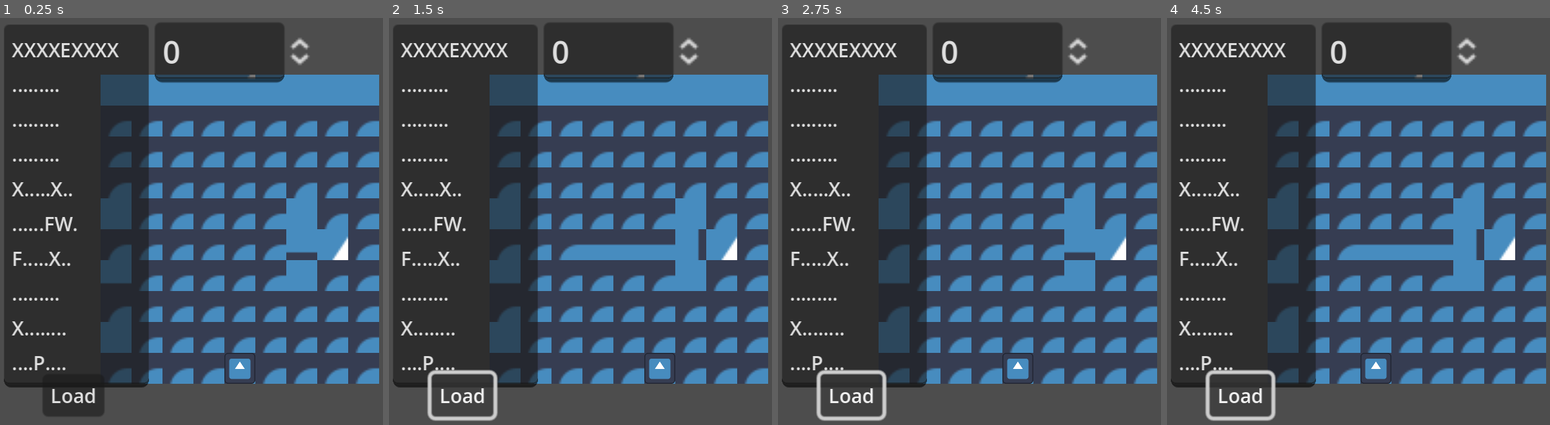
Above: before the commit, frames 1-4 (left to right).
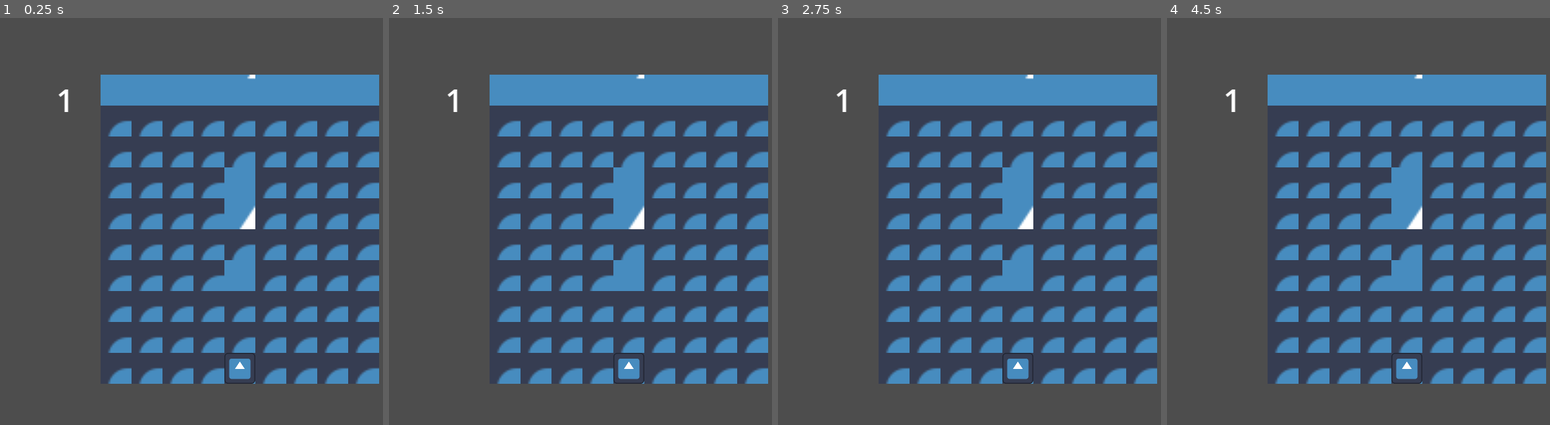
Above: after the commit, the same moments.

Repository: lucaspoffo/LD54
Game: Godot game, scene res://Main.tscn
The game is run twice, just before and just after one commit, with the same random seed, the same clock (stepped at 60 frames per second) and the same inputs. Before the commit the project starts from res://Game.tscn. The engine's default icon, where the game draws it, is replaced by a stand-in: a white triangle on a blue panel in a dark square.
Inputs (mouse positions are in pixels of both pictures, inside the frame that each line leads up to):
- Up to frame 1 (0.25 s): no input
- Up to frame 2 (1.5 s): click (461, 396) at 0.5 s, where only the run before the commit has a clickable "Load"; hold D (move_right) from 1.28 s (still down); hold Z (undo) from 1.28 s (still down)
- Up to frame 3 (2.75 s): release D (move_right) at 2.03 s; release Z (undo) at 2.03 s; hold S (move_down) from 2.03 s (still down); tap Z (undo) at 2.1 s
- Up to frame 4 (4.5 s): release S (move_down) at 2.78 s; hold D (move_right) 2.78-3.53 s; hold Z (undo) 2.78-3.53 s; hold W (move_up) 3.53-4.28 s; tap Z (undo) at 3.6 s; hold A (move_left) from 4.28 s (still down); hold Z (undo) from 4.28 s (still down)

The runs differ from the first frame. In frame 1, 41% of the frame differs, in the area x 1-91%, y 1-98%; in frame 2, 42%, in the area x 1-91%, y 1-100%; in frame 3, 41%; in frame 4, 42%.

Commit message:
Level management

Diff:
--- a/Game.tscn
+++ b/Game.tscn
@@ -2,6 +2,7 @@
 
 [ext_resource type="Texture2D" uid="uid://c7npeweia1o70" path="res://icon.svg" id="1_r1av1"]
 [ext_resource type="Script" path="res://game.gd" id="1_t34n1"]
+[ext_resource type="SystemFont" uid="uid://bxvifgrbfethi" path="res://fira_font.tres" id="2_yxk3r"]
 [ext_resource type="PackedScene" uid="uid://605gdswvlsf6" path="res://Player.tscn" id="3_ymqlm"]
 
 [sub_resource type="TileSetAtlasSource" id="TileSetAtlasSource_lntjg"]
@@ -74,12 +75,23 @@
 [sub_resource type="TileSet" id="TileSet_v80br"]
 sources/0 = SubResource("TileSetAtlasSource_lntjg")
 
-[sub_resource type="SystemFont" id="SystemFont_gj4f4"]
-font_names = PackedStringArray("Fira Mono")
-oversampling = 4.0
-
 [node name="Game" type="Node2D"]
 script = ExtResource("1_t34n1")
+
+[node name="UI" type="Control" parent="."]
+layout_mode = 3
+anchors_preset = 0
+offset_right = 40.0
+offset_bottom = 40.0
+
+[node name="FlowerSeed" type="Label" parent="UI"]
+layout_mode = 0
+offset_left = -23.0
+offset_top = 2.0
+offset_right = -8.0
+offset_bottom = 22.0
+theme_override_fonts/font = ExtResource("2_yxk3r")
+text = "1"
 
 [node name="TileMap" type="TileMap" parent="."]
 tile_set = SubResource("TileSet_v80br")
@@ -100,6 +112,7 @@
 [node name="Player" parent="." instance=ExtResource("3_ymqlm")]
 
 [node name="LevelEditor" type="Control" parent="."]
+visible = false
 layout_mode = 3
 anchors_preset = 0
 offset_right = 40.0
@@ -111,7 +124,7 @@
 offset_top = -26.0
 offset_right = 25.0
 offset_bottom = 152.0
-theme_override_fonts/font = SubResource("SystemFont_gj4f4")
+theme_override_fonts/font = ExtResource("2_yxk3r")
 theme_override_font_sizes/font_size = 10
 text = "XXXXEXXXX
 .........
--- /dev/null
+++ b/Main.tscn
@@ -0,0 +1,11 @@
+[gd_scene load_steps=3 format=3 uid="uid://cjerafeiil5vm"]
+
+[ext_resource type="Script" path="res://main.gd" id="1_qgfoy"]
+[ext_resource type="PackedScene" uid="uid://bb8k0son0leij" path="res://Game.tscn" id="2_2smkl"]
+
+[node name="Main" type="Node2D"]
+script = ExtResource("1_qgfoy")
+
+[node name="Game" parent="." instance=ExtResource("2_2smkl")]
+
+[connection signal="level_completed" from="Game" to="." method="_on_game_level_completed"]
--- /dev/null
+++ b/fira_font.tres
@@ -0,0 +1,5 @@
+[gd_resource type="SystemFont" format=3 uid="uid://bxvifgrbfethi"]
+
+[resource]
+font_names = PackedStringArray("Fira Mono")
+oversampling = 4.0
--- a/game.gd
+++ b/game.gd
@@ -1,4 +1,6 @@
 extends Node
+
+class_name Game
 
 enum Tile {
 	NOTHING,
@@ -21,10 +23,16 @@
 signal level_completed
 
 var grid: Array[Tile] = []
-var flower_seeds := 0
+var flower_seeds := 0:
+	get:
+		return flower_seeds
+	set(value):
+		flower_seeds_label.text = str(value)
+		flower_seeds = value
 
 @onready var tile_map: TileMap = $TileMap
 @onready var player: Node = $Player
+@onready var flower_seeds_label = $UI/FlowerSeed
 
 @onready var text_edit: TextEdit = $LevelEditor/TextEdit
 
@@ -53,14 +61,15 @@
 # Called when the node enters the scene tree for the first time.
 func _ready():
 	text_edit.text = current_level[1]
-	load_level(current_level)
 
 func load_level(level: Array):
 	level_complete = false
+	updating_world = false
 	grid.clear()
 	undo_state.clear()
 	flower_seeds = level[0]
 	var text = level[1]
+	text_edit.text = text
 	for x in text:
 		match x:
 			".":
@@ -75,7 +84,7 @@
 				grid.push_back(Tile.FLOWER)
 			"P":
 				grid.push_back(Tile.PLAYER_UP)
-
+	print(len(grid))
 	for x in range(WIDTH):
 		for y in range(HEIGHT):
 			var index = x + y * WIDTH
@@ -132,7 +141,6 @@
 			set_tile(current_pos, Tile.NOTHING)
 		Tile.EXIT_OPENED:
 			set_tile(next_pos, Tile.PLAYER_UP)
-			level_completed.emit()
 			level_complete = true
 
 func get_tile(position: Vector2i) -> Tile:
@@ -251,6 +259,8 @@
 		player_move(direction)
 		await update_world()
 		check_open_gate()
+		if level_complete:
+			level_completed.emit()
 
 func place_flower():
 	if flower_seeds == 0:
@@ -265,8 +275,8 @@
 				direction = Vector2i.DOWN
 			Tile.PLAYER_LEFT:
 				direction = Vector2i.LEFT
-			Tile.PLAYER_DOWN:
-				direction = Vector2i.DOWN
+			Tile.PLAYER_RIGHT:
+				direction = Vector2i.RIGHT
 	var flower_pos := player_pos() + direction
 	if can_place_flower(flower_pos):
 		undo_state.push_back([flower_seeds, grid.duplicate()])
--- /dev/null
+++ b/main.gd
@@ -0,0 +1,53 @@
+extends Node2D
+#[1,  """\
+#XXXXEXXXX
+#.........
+#.........
+#.........
+#.........
+#.........
+#.........
+#.........
+#.........
+#....P...."""]
+
+@onready var game: Game = $Game
+var levels: Array = [
+[1,  """\
+XXXXEXXXX
+.........
+.........
+....X....
+....W....
+.........
+....X....
+.........
+.........
+....P...."""],
+[1,  """\
+XXXXEXXXX
+...X.X...
+...X.X...
+...X.X...
+...X.X...
+...W.W...
+...X.X...
+...X.X...
+...X.X...
+...XPX..."""],
+]
+
+var current_level := 0
+var final_level := len(levels) - 1
+
+# Called when the node enters the scene tree for the first time.
+func _ready():
+	game.load_level(levels[0])
+
+func _on_game_level_completed():
+	if current_level == final_level:
+		# TODO: load end game scene
+		return
+
+	current_level += 1
+	game.load_level(levels[current_level])
--- a/project.godot
+++ b/project.godot
@@ -11,7 +11,7 @@
 [application]
 
 config/name="LD54"
-run/main_scene="res://Game.tscn"
+run/main_scene="res://Main.tscn"
 config/features=PackedStringArray("4.2", "GL Compatibility")
 config/icon="res://icon.svg"
 
